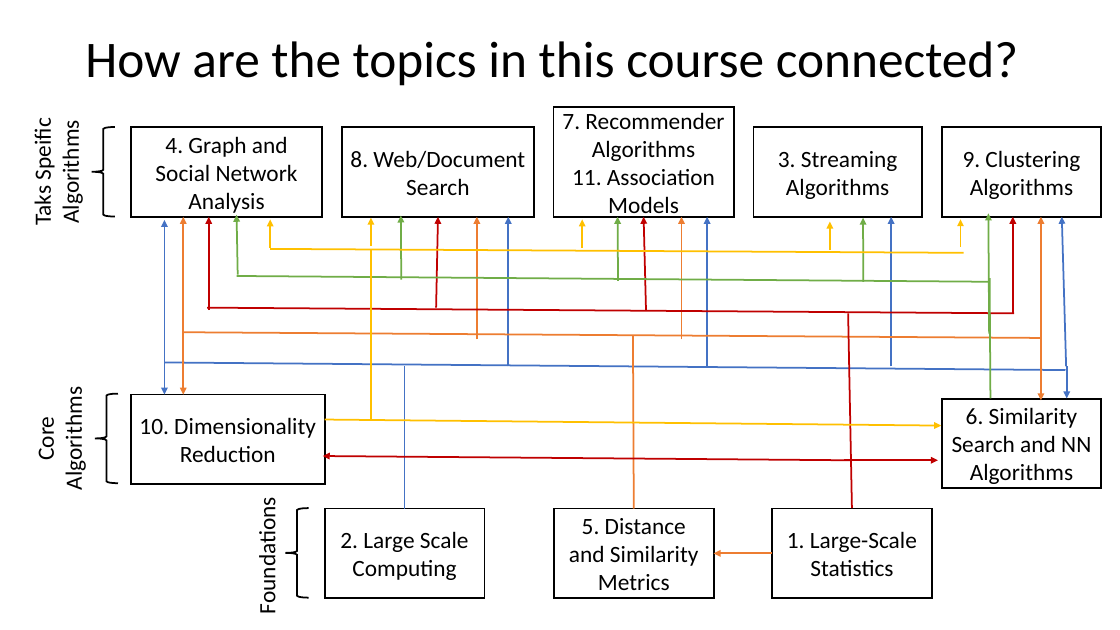
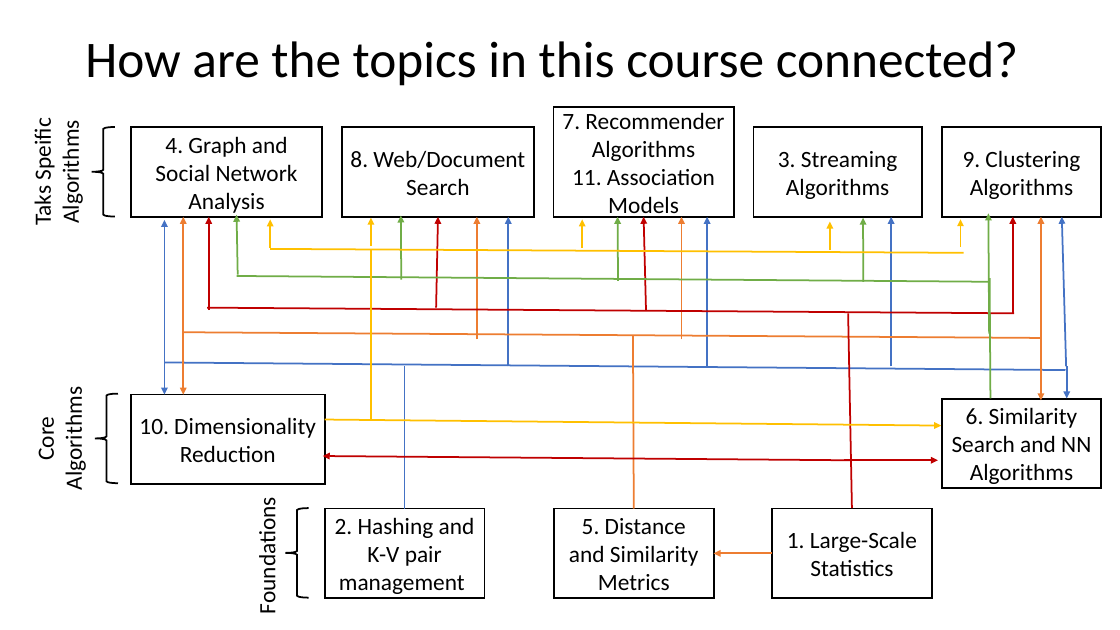
Before and after one commit to harelgabainew/school1, a slide deck: slide 13 of slides/1_Introduction.pptx. Drawn at 1120x630 pixels with LibreOffice and Linux fonts; fonts in the diff are those of the drawing. Boxes give left, top, right and bottom in pixels: in the first picture for what was removed or moved away, otherwise in the second. Text is boxed around its words. In the diff, an @@ line names an element or a change of style, - is before the commit and + after.

Commit message:
Updated intro and hashing slides

```diff
--- a/slides/1_Introduction.pptx
+++ b/slides/1_Introduction.pptx
@@ text in rectangle at (x1=335, y1=517, x2=475, y2=594): text changed @@
-2. Large Scale Computing
+2. Hashing and K-V pair management
```
Also in this commit, not shown: 12 other slides changed, 2 slides added.
